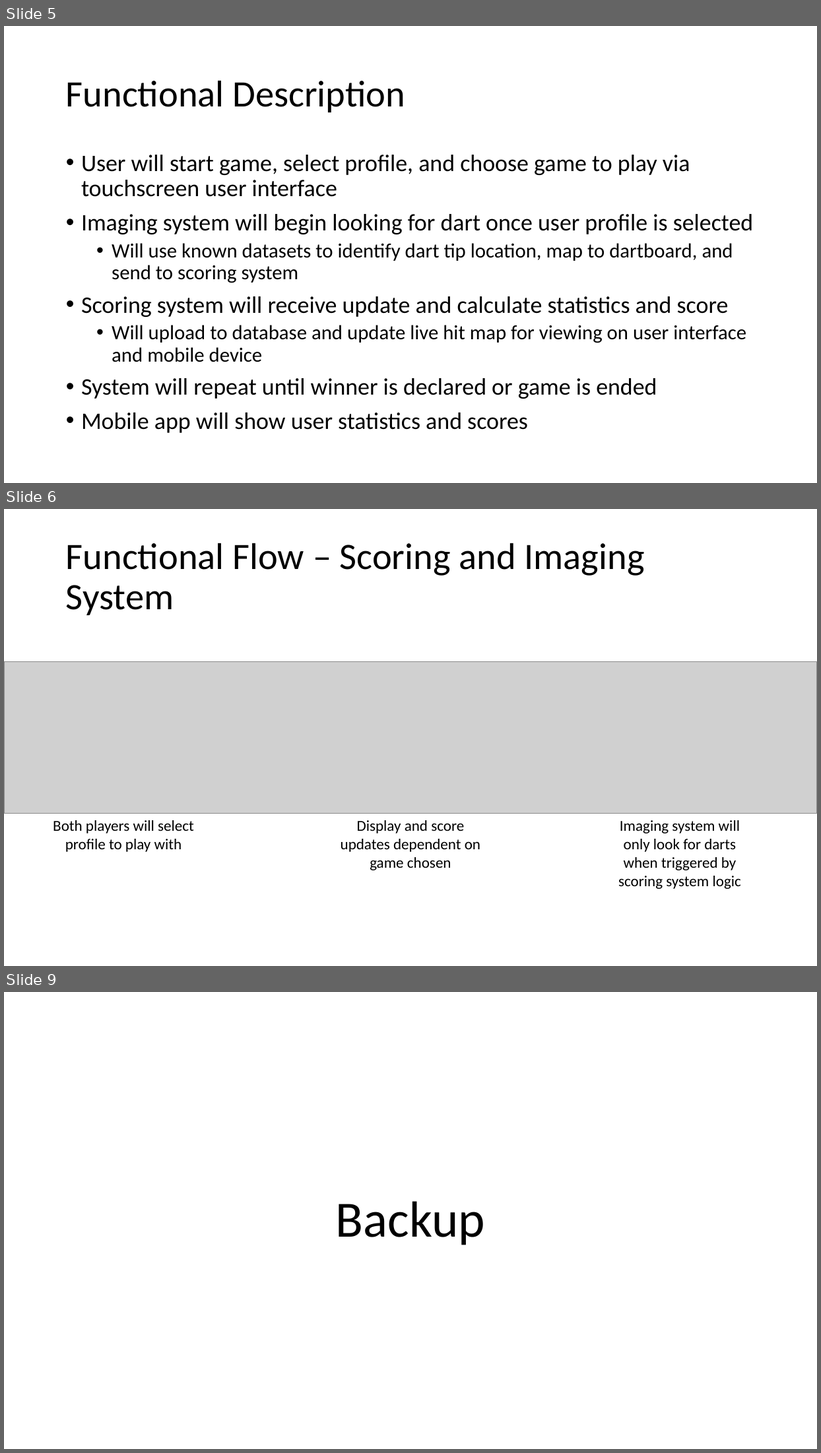
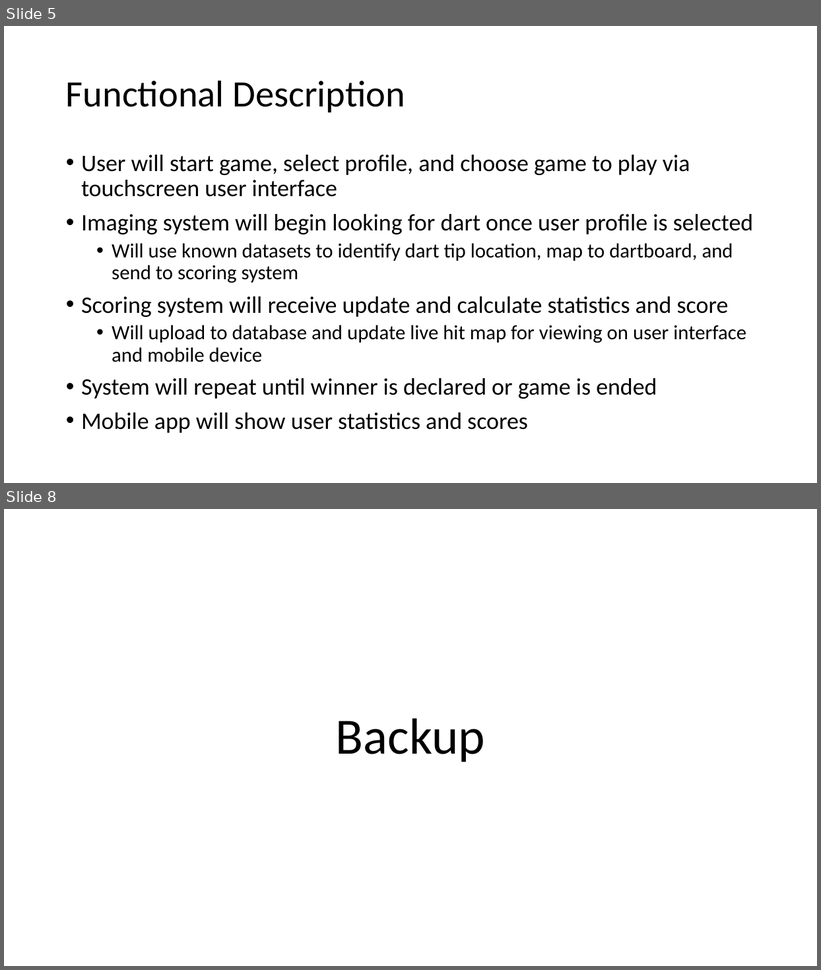
Before and after one commit to kparlak/dart-scoring-system, a slide deck: documentation/Dart_Scoring_System_PDR.pptx. Shown one above the other, each under a label of ours: slides 5, 6 and 9 before the commit, slides 5 and 8 after it; the slides between them are not shown. The pictures are 821x1453 and 821x970 pixels, drawn with LibreOffice and Linux fonts; fonts in the diff are those of the drawing; grey boxes stand for pictures. Boxes give left, top, right and bottom in pixels: in the first picture for what was removed or moved away, otherwise in the second. Text is boxed around its words. In the diff, an @@ line names an element or a change of style, - is before the commit and + after.

```diff
--- a/documentation/Dart_Scoring_System_PDR.pptx
+++ b/documentation/Dart_Scoring_System_PDR.pptx
@@ slide 6 removed at <box>4,509,817,966</box>, background #FFFFFF @@
@@ title removed at <box>66,543,645,615</box> @@
-Functional Flow – Scoring and Imaging System
@@ picture removed at <box>4,662,817,814</box> @@
@@ text removed at <box>53,821,194,852</box> @@
-Both players will select profile to play with
@@ text removed at <box>341,821,481,871</box> @@
-Display and score updates dependent on game chosen
@@ text removed at <box>618,821,741,889</box> @@
-Imaging system will only look for darts when triggered by scoring system logic
@@ what was slide 9 is now slide 8 @@
```
Also in this commit, not shown: 2 slides changed, 2 slides added, 2 other slides removed, 6 other files.
